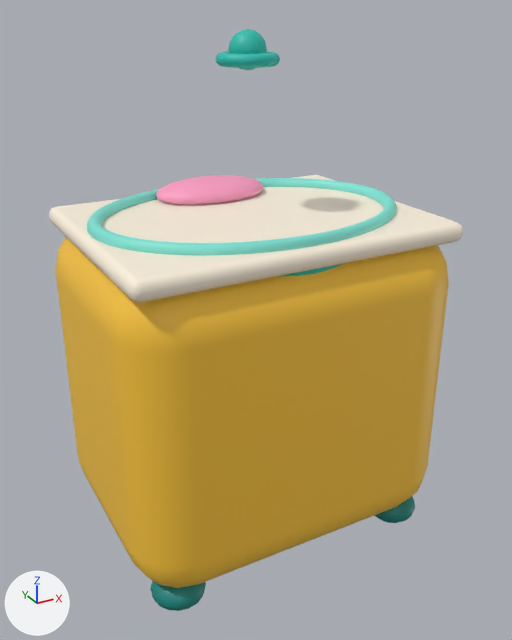
One commit to the FBX model EvolutionShop/Assets/EvolutionShop/Resources/Art/GrowthKit/Incubator.fbx: the scene before it, then after it.
One viewpoint serves both versions: a camera (50 mm lens) standing at (-0.831, -1.552, 1.378) and looking at (0.008, -0.026, 0.615). The axes (+X, +Y, +Z) are drawn at lower left. The lights are the same throughout. The older version comes first. Where no turn or scale is listed for an object, it has been applied to the vertices.

Objects in the first picture: 'Incubator mesh'.
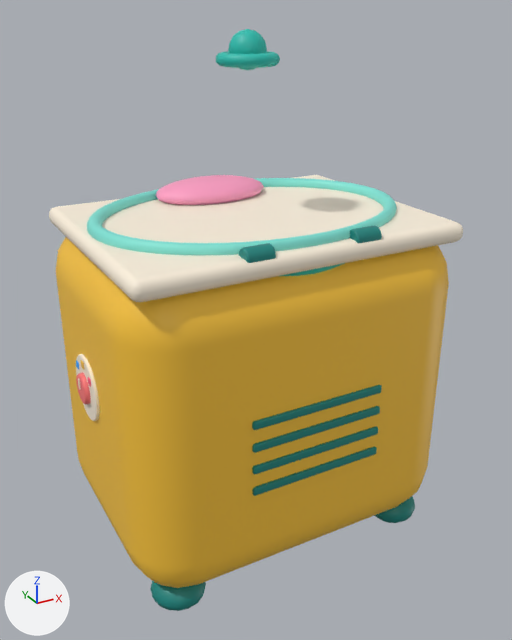
Where the change shows, as pixel boxes [x1, y1, x2, y2] in the pictures (512 x 640 px):
part 1 of me_sphere_002, added
    after: [76, 226, 382, 496]

Diff of the bpy script that builds the scene:
```diff
--- a/EvolutionShop/Assets/EvolutionShop/Resources/Art/GrowthKit/Incubator.fbx.py
+++ b/EvolutionShop/Assets/EvolutionShop/Resources/Art/GrowthKit/Incubator.fbx.py
@@ mat_gk_coral @@
+mat_gk_coral = principled_material('GK_Coral')
+mat_gk_coral.base_color = (1.0, 0.195, 0.195)  # red #ff7a7a
@@ mat_gk_glowwarm @@
+mat_gk_glowwarm = principled_material('GK_GlowWarm')
+mat_gk_glowwarm.base_color = (1.0, 0.905, 0.672)  # beige #fff4d6
@@ me_sphere_002 @@
 # used by ob_incubator_mesh; location = (0.0, 0.0, 0.0)
-me_sphere_002.from_pydata(...)  # 3704 vertices, 3696 faces; spans x -0.45..0.45, y -0.35..0.378, z -0.005..1.335
+me_sphere_002.from_pydata(...)  # 6096 vertices, 5950 faces; spans x -0.474..0.45, y -0.358..0.378, z -0.005..1.335
+# me_sphere_002 part 1: 2240 vertices added at x -0.474..0.25, y -0.358..0.357, z 0.257..0.922
+# other edits to the shape of me_sphere_002 do not show in these pictures
 me_sphere_002.materials.append(mat_gk_tealdark)
@@ me_sphere_002 @@
 me_sphere_002.materials.append(mat_gk_pink)
+me_sphere_002.materials.append(mat_gk_glowwarm)  # beige #fff4d6
+me_sphere_002.materials.append(mat_gk_coral)  # red #ff7a7a
```
